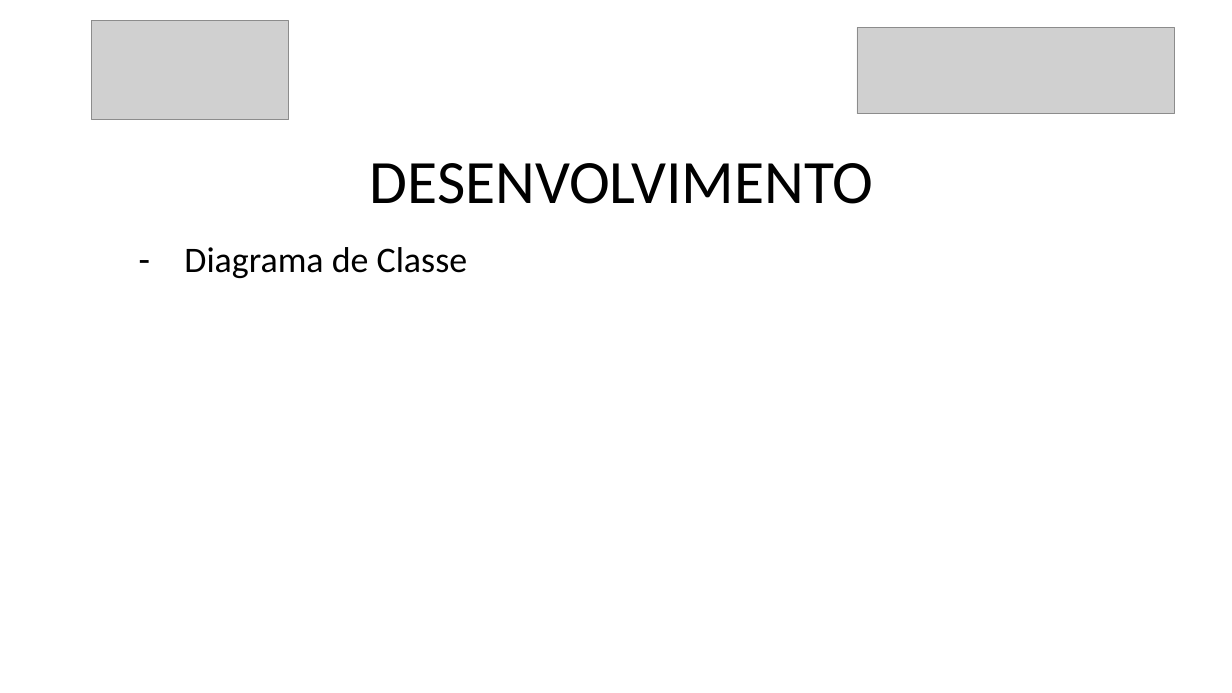
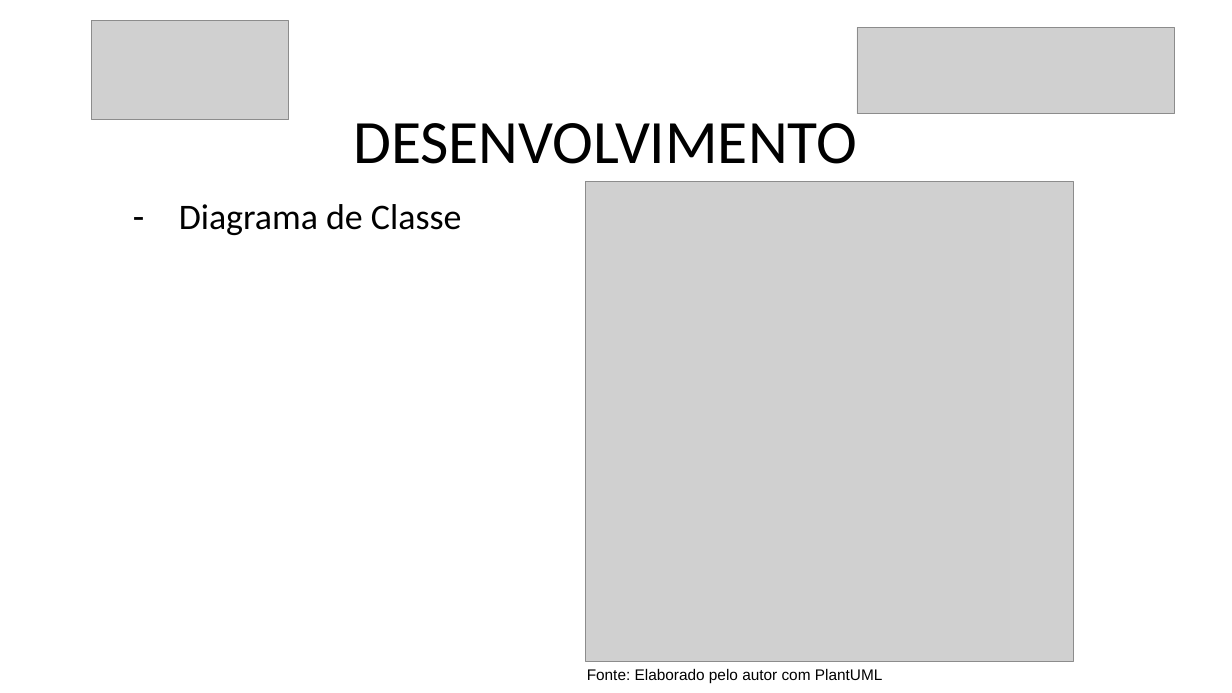
Before and after one commit to danilovaz7/curso-tecnico, a slide deck: slide 9 of liceu/3semestre/projeto integrador/tcc slide.pptx. Drawn at 1232x693 pixels with LibreOffice and Linux fonts; fonts in the diff are those of the drawing; grey boxes stand for pictures. Boxes give left, top, right and bottom in pixels: in the first picture for what was removed or moved away, otherwise in the second. Text is boxed around its words. In the diff, an @@ line names an element or a change of style, - is before the commit and + after.

```diff
--- a/liceu/3semestre/projeto integrador/tcc slide.pptx
+++ b/liceu/3semestre/projeto integrador/tcc slide.pptx
@@ title "DESENVOLVIMENTO": place and size @@
-title "DESENVOLVIMENTO" at [370, 163, 874, 204]
+title "DESENVOLVIMENTO" at [353, 123, 857, 164]
@@ subtitle "Diagrama de Classe": place and size @@
-subtitle "Diagrama de Classe" at [184, 247, 468, 278]
+subtitle "Diagrama de Classe" at [179, 204, 462, 235]
@@ picture added at [586, 181, 1073, 662] @@
@@ text added at [587, 669, 882, 684], 12 pt, text #000000 @@
+Fonte: Elaborado pelo autor com PlantUML
```
Also in this commit, not shown: 10 other slides changed, 1 slide added, 1 other file.
